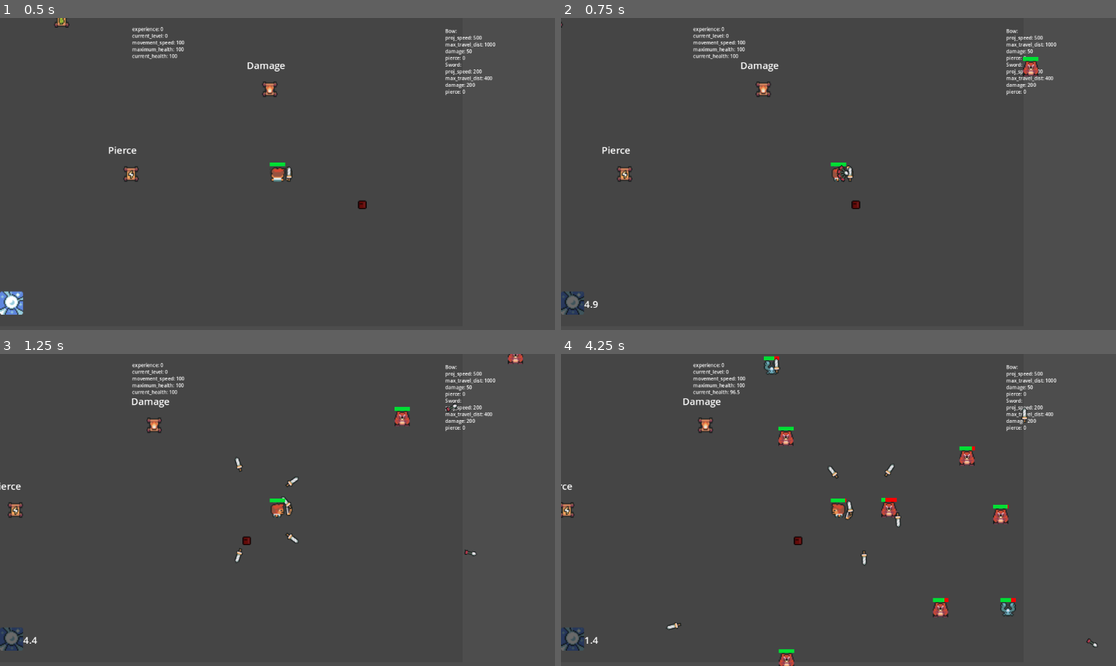
Above: before the commit, frames 1-4 (two rows, left to right).
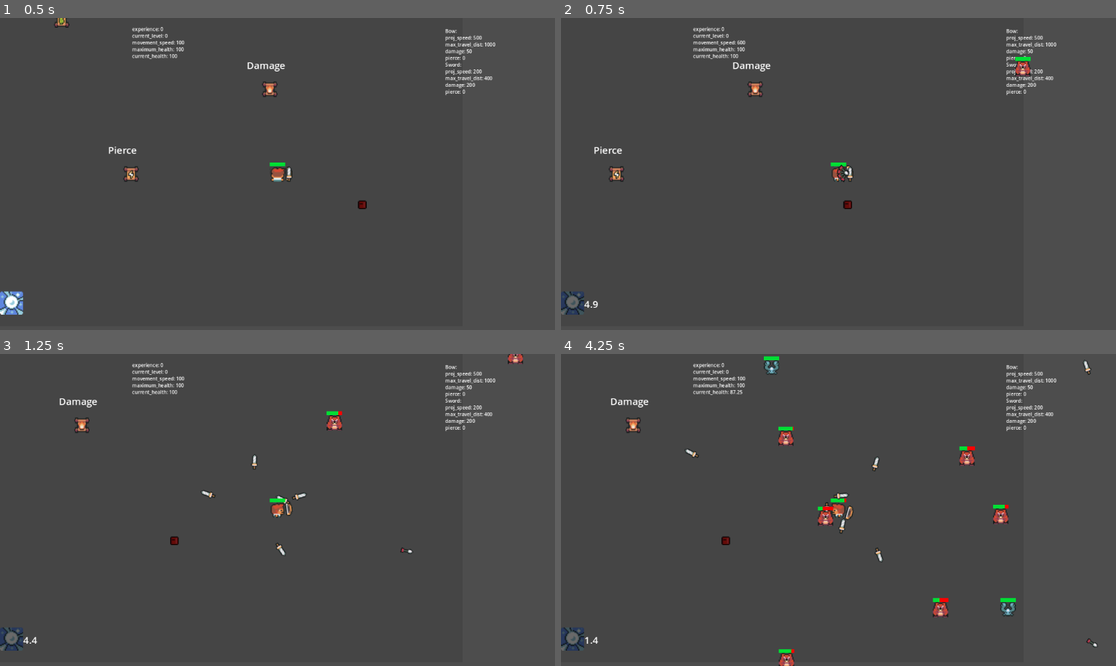
Above: after the commit, the same moments.

Repository: stshryu/GodotTemplates
Game: Godot game, scene res://game/game.tscn
Two runs of this game, one before a commit and one after it. Both use one fixed random seed, a clock stepped at 60 frames per second and the inputs below.
Inputs (mouse positions are in pixels of both pictures, inside the frame that each line leads up to):
- Up to frame 1 (0.5 s): no input
- Up to frame 2 (0.75 s): tap Enter at 0.5 s; move the mouse to (960, 158) at 0.52 s; hold D (right) from 0.53 s (still down); tap Space (dash) at 0.6 s
- Up to frame 3 (1.25 s): keep holding D (right)
- Up to frame 4 (4.25 s): move the mouse to (727, 525) at 1.27 s; release D (right) at 1.28 s; hold S (down) 1.28-2.03 s; tap Space (dash) every 0.75 s from 1.35 to 3.6 s; move the mouse to (894, 441) at 2.02 s; hold D (right) 2.03-2.78 s; move the mouse to (810, 572) at 2.77 s; hold W (up) 2.78-3.53 s; move the mouse to (1005, 556) at 3.52 s; hold A (left) from 3.53 s (still down)

Frame 1 is identical in both runs. In frame 2, 0.8% of the frame differs, in the area x 0-87%, y 1-62%; in frame 3, 1.3%; in frame 4, 1.5%, in the area x 0-96%, y 0-96%.

Commit message:
Adding a different way to dash, instead of teleporting we change player speed and lock in direction

Diff:
--- a/vampiresurvivortemplate/Player/player.gd
+++ b/vampiresurvivortemplate/Player/player.gd
@@ -17,31 +17,39 @@
 
 ### Player entity related properties
 var last_facing_direction := Vector2(0,-1)
-var is_moving = false
+var last_direction := Vector2.ZERO
+
+### Player control related properties
+var can_act: bool = true
+var can_move: bool = true
+var is_moving: bool = false
 
 func _ready():
 	player_level = LevelUpAmmoStrategy.new()
 	player_level.stat_increase = 0
 	player_upgrades.append(player_level)
+	var dash = player_ability_node.get_child(0)
+	dash.set_parent(self)
 	_display_player_stats()
 	_display_weapon_stats()
 
 func _physics_process(delta):
 	is_moving = true if velocity else false
 
-	var direction = Input.get_vector("left", "right", "up", "down")
-	velocity = direction * playerstats.movement_speed
-	move_and_slide()
+	if can_act:
+		var direction = Input.get_vector("left", "right", "up", "down")
+		last_direction = direction
+	velocity = last_direction * playerstats.movement_speed
+
+	if can_move:
+		move_and_slide()
 
 	### TODO:
-	### Something important to note, my keyboard isn't able to handle key ghosting because it can't
-	### handle both S and D being pressed at the same time as space to register a dash. It also
-	### struggles to handle A,S and W,D whereas W,A and the singular W,A,S,D appear to work perfectly
-	### fine with the spacebar as dash. Hopefully its a keyboard issue, and not a ingame engine
-	### input dropping issue.
+	### Want to add a input mapping system where instead of pressing "dash" they'll be pressing
+	### ability slot 0, or ability slot 1 or something.
 	if Input.is_action_just_pressed("dash"):
 		var dash = player_ability_node.get_child(0)
-		dash.use_ability(self)
+		dash.use_ability()
 
 	var overlapping_mobs = hurtbox.get_overlapping_bodies()
 	if overlapping_mobs.size() > 0:
--- a/vampiresurvivortemplate/abilities/dash/dash_ability.gd
+++ b/vampiresurvivortemplate/abilities/dash/dash_ability.gd
@@ -4,16 +4,25 @@
 @onready var sprite: Sprite2D = %ui_sprite
 @onready var cooldown_text: RichTextLabel = %cooldown_text
 @onready var cooldown_timer: Timer = %cooldown_timer
+@onready var dash_duration_timer: Timer = %dash_duration_timer
 
 @export var dash_distance: Vector2 = Vector2(50.0,50.0)
 @export var dash_cooldown: float = 5.0
+@export var dash_duration: float = 0.25
+@export var dash_speed_modifier: float = 500.0
 
 var is_usable = true
+var parent_entity
 
 func _ready():
 	cooldown_timer.wait_time = dash_cooldown
 	cooldown_timer.one_shot = true
+	dash_duration_timer.wait_time = dash_duration
+	dash_duration_timer.one_shot = true
 	cooldown_text.visible = false
+
+func set_parent(entity):
+	parent_entity = entity
 
 func _process(_delta):
 	if not is_usable:
@@ -21,12 +30,20 @@
 		cooldown_text.visible = true
 		cooldown_text.text = cooldown_remaining
 
-func use_ability(parent_entity):
-	if is_usable and parent_entity.velocity != Vector2(0,0):
-		parent_entity.global_position += parent_entity.velocity.normalized() * dash_distance
-		cooldown_timer.start()
-		is_usable = false
+func use_ability():
+	if is_usable and parent_entity.is_moving:
+		start_dash_action_lockout()
+		start_cooldown_timer()
 		toggle_greyscale()
+
+func start_cooldown_timer():
+	cooldown_timer.start()
+	is_usable = false
+
+func start_dash_action_lockout():
+	dash_duration_timer.start()
+	parent_entity.can_act = false
+	parent_entity.playerstats.movement_speed += dash_speed_modifier
 
 func toggle_greyscale():
 	if sprite.modulate == Color.DIM_GRAY:
@@ -38,3 +55,7 @@
 	is_usable = true
 	cooldown_text.visible = false
 	toggle_greyscale()
+
+func _on_dash_duration_timer_timeout():
+	parent_entity.can_act = true
+	parent_entity.playerstats.movement_speed -= dash_speed_modifier
--- a/vampiresurvivortemplate/abilities/dash/dash_ability.tscn
+++ b/vampiresurvivortemplate/abilities/dash/dash_ability.tscn
@@ -23,4 +23,8 @@
 [node name="cooldown_timer" type="Timer" parent="."]
 unique_name_in_owner = true
 
+[node name="dash_duration_timer" type="Timer" parent="."]
+unique_name_in_owner = true
+
 [connection signal="timeout" from="cooldown_timer" to="." method="_on_cooldown_timer_timeout"]
+[connection signal="timeout" from="dash_duration_timer" to="." method="_on_dash_duration_timer_timeout"]
